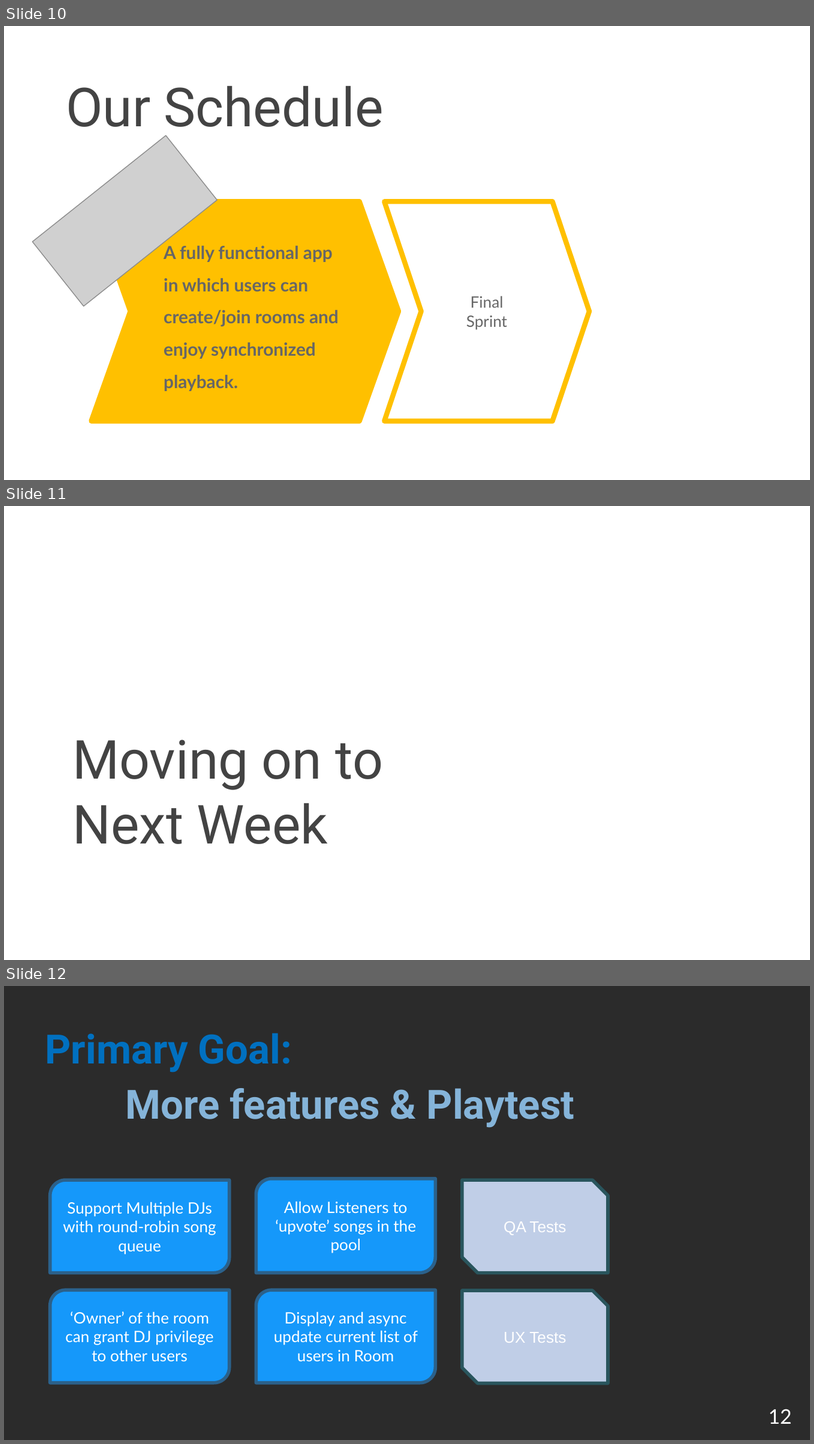
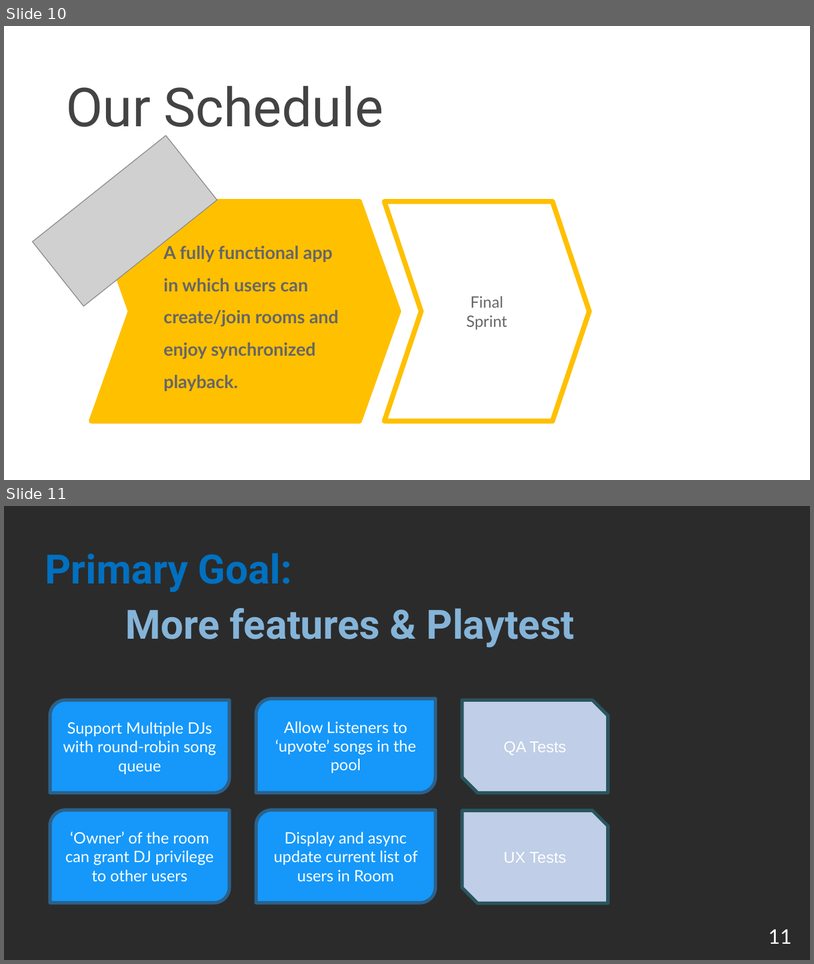
Before and after one commit to nkjack/17437-hot-pot-music-share, a slide deck: sprint-presentations/1119_WebApp_presentation.pptx. Shown one above the other, each under a label of ours: slides 10, 11 and 12 before the commit, slides 10 and 11 after it. The pictures are 814x1444 and 814x964 pixels, drawn with LibreOffice and Linux fonts; fonts in the diff are those of the drawing; grey boxes stand for pictures; background and template pictures are left out; a plain dark background stands for a picture behind light text. Boxes give left, top, right and bottom in pixels: in the first picture for what was removed or moved away, otherwise in the second. Text is boxed around its words. In the diff, an @@ line names an element or a change of style, - is before the commit and + after.

```diff
--- a/sprint-presentations/1119_WebApp_presentation.pptx
+++ b/sprint-presentations/1119_WebApp_presentation.pptx
@@ slide 11 removed at box(4, 506, 810, 960), background picture (left out) @@
@@ title removed at box(72, 739, 383, 844) @@
-Moving on to Next Week
@@ page number removed at box(752, 918, 800, 953) @@
-11
@@ what was slide 12 is now slide 11 @@
@@ page number at box(769, 929, 792, 943): text changed @@
-12
+11
```
Also in this commit, not shown: 2 slides changed.
